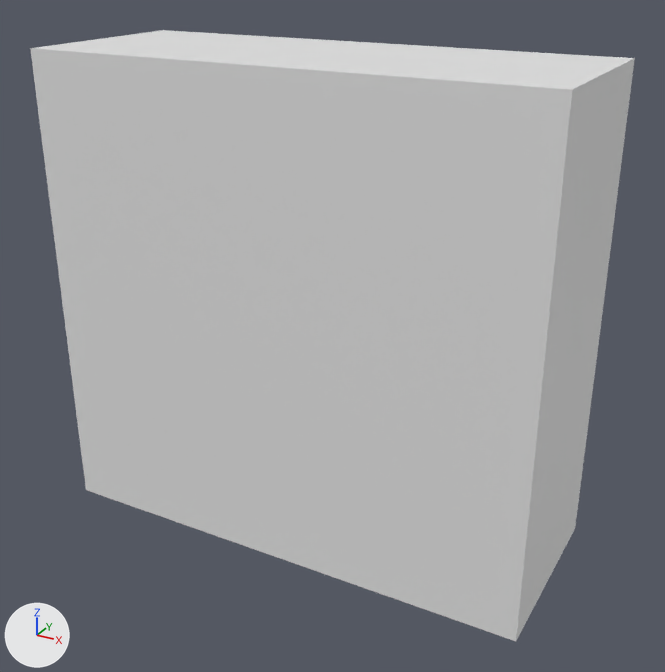
The Blender file Env_Wall_Windowed_A.blend as it was, and as the next commit left it.
The view is the same before and after, from a 50 mm camera at (6.93, -2.79, 6.46) aimed at (2.77, 4.77, 2.69). The lights are fixed; the arrows at lower left show +X, +Y and +Z. The picture after the commit comes second.
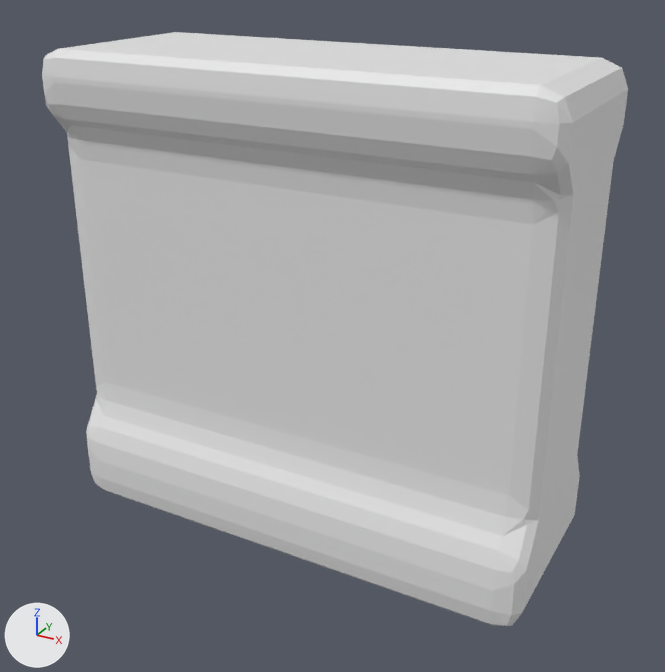
Boxes [x1, y1, x2, y2] around the edits, measured in the pictures (665 x 672 px):
'Cube', reshaped, modifiers changed: before [30, 30, 635, 641]; after [42, 32, 628, 626]

Diff of the bpy script that builds the scene:
```diff
--- a/Env_Wall_Windowed_A.blend.py
+++ b/Env_Wall_Windowed_A.blend.py
@@ me_cube_001 @@
 # used by ob_cube; location = (2.61, 4.83, 2.98); scale = (2.6, 1.0, 2.47)
-me_cube_001.from_pydata(...)  # 8 vertices, 6 faces; spans x -1.0..1.0, y -1.0..1.0, z -1.0..1.0
+me_cube_001.from_pydata(...)  # 24 vertices, 22 faces; spans x -1.0..1.0, y -1.0..0.0, z -1.0..1.0
+# me_cube_001 part 1
+# 4 vertices are removed from x -1.0..1.0, y 1.0, z -1.0..1.0
+# 6 faces are deleted
+# 20 vertices are added at x -1.0..1.0, y -1.0..0.0, z -1.0..1.0
+# 22 new faces join them
@@ ob_cube @@
 ob_cube.scale = (2.6, 1.0, 2.47)
+_m = ob_cube.modifiers.new('Mirror', 'MIRROR')
+_m.use_axis = (False, True, False)
+_m = ob_cube.modifiers.new('Bevel', 'BEVEL')
+_m.segments = 2
```
